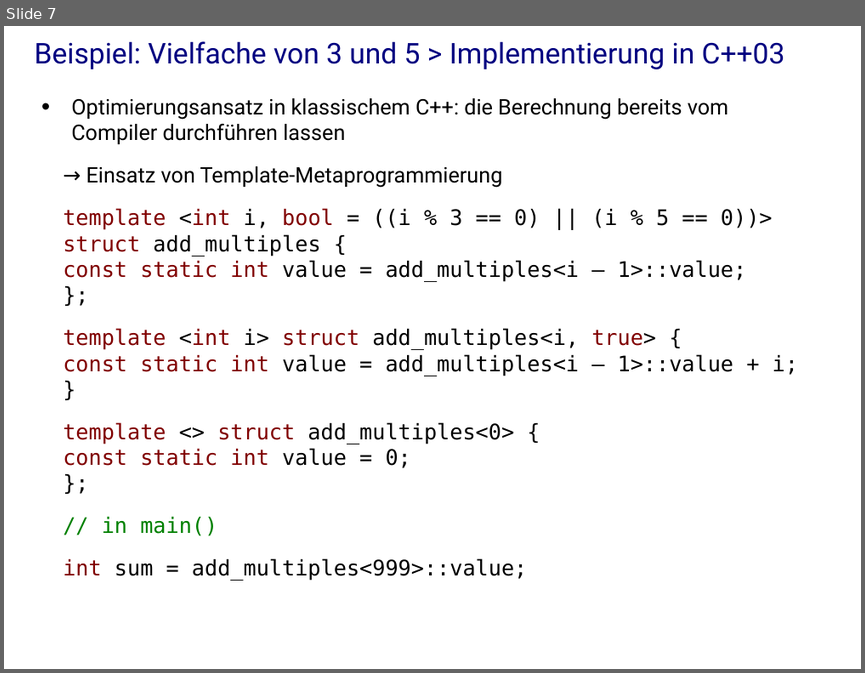
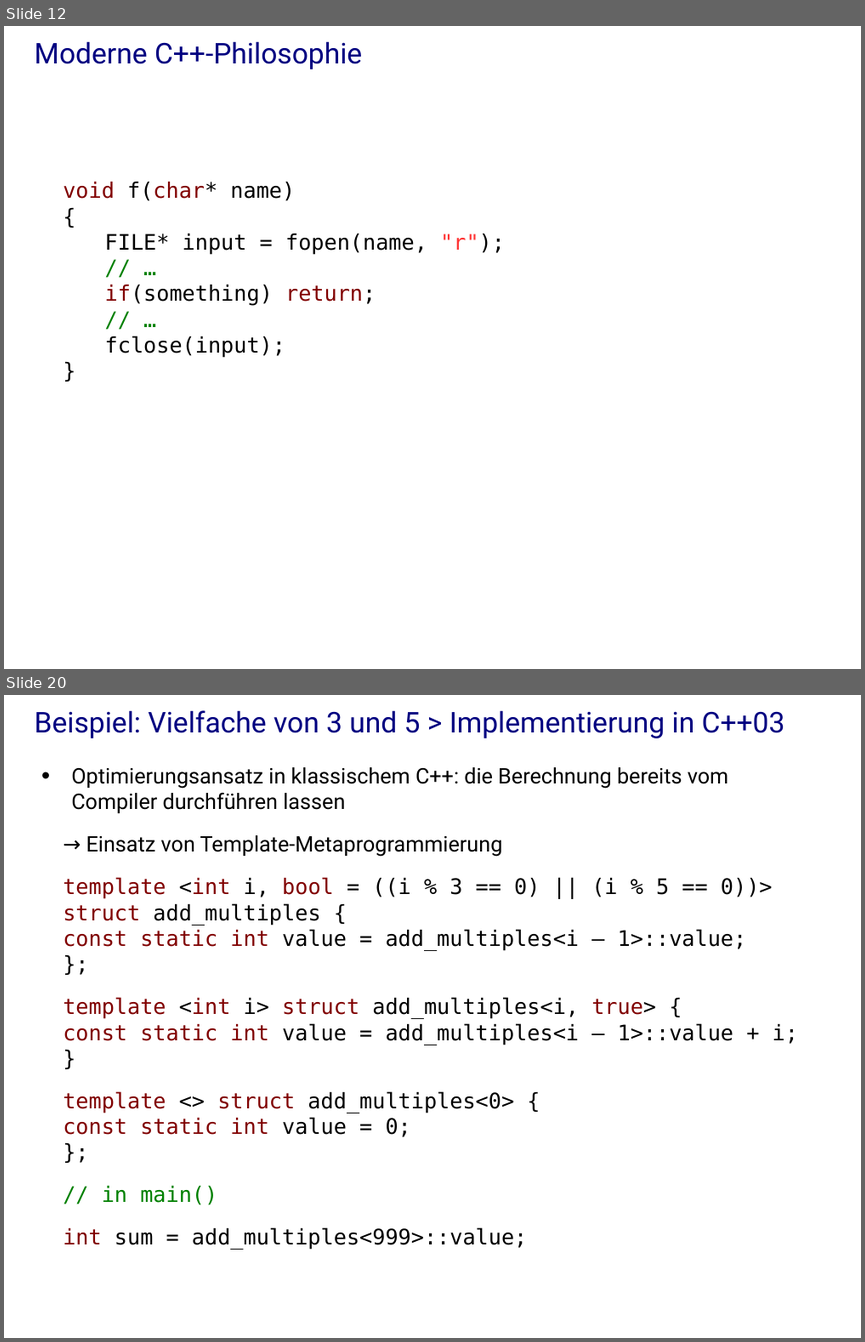
Before and after one commit to j-stephan/hs16, a slide deck: presentation/presentation.odp. Shown one above the other, each under a label of ours: slide 7 before the commit, slides 12 and 20 after it; the slides between them are not shown. The pictures are 865x673 and 865x1342 pixels, drawn with LibreOffice and Linux fonts; fonts in the diff are those of the drawing; background and template pictures are left out. Boxes give left, top, right and bottom in pixels: in the first picture for what was removed or moved away, otherwise in the second. Text is boxed around its words. In the diff, an @@ line names an element or a change of style, - is before the commit and + after.

```diff
--- a/presentation/presentation.odp
+++ b/presentation/presentation.odp
@@ slide 12 added at (x1=4, y1=26, x2=861, y2=669), background #FFFFFF @@
@@ title added at (x1=35, y1=41, x2=362, y2=69), 24 pt, text #000080 @@
+Moderne C++-Philosophie
@@ text added at (x1=63, y1=182, x2=505, y2=358), 18 pt, text #000000 @@
+void f(char* name)
+{
+FILE* input = fopen(name, "r");
+// …
+if(something) return;
+// …
+fclose(input);
+}
@@ what was slide 7 is now slide 20 @@
```
Also in this commit, not shown: 9 slides changed, 20 other slides added, 4 slides removed, 1 other file.
